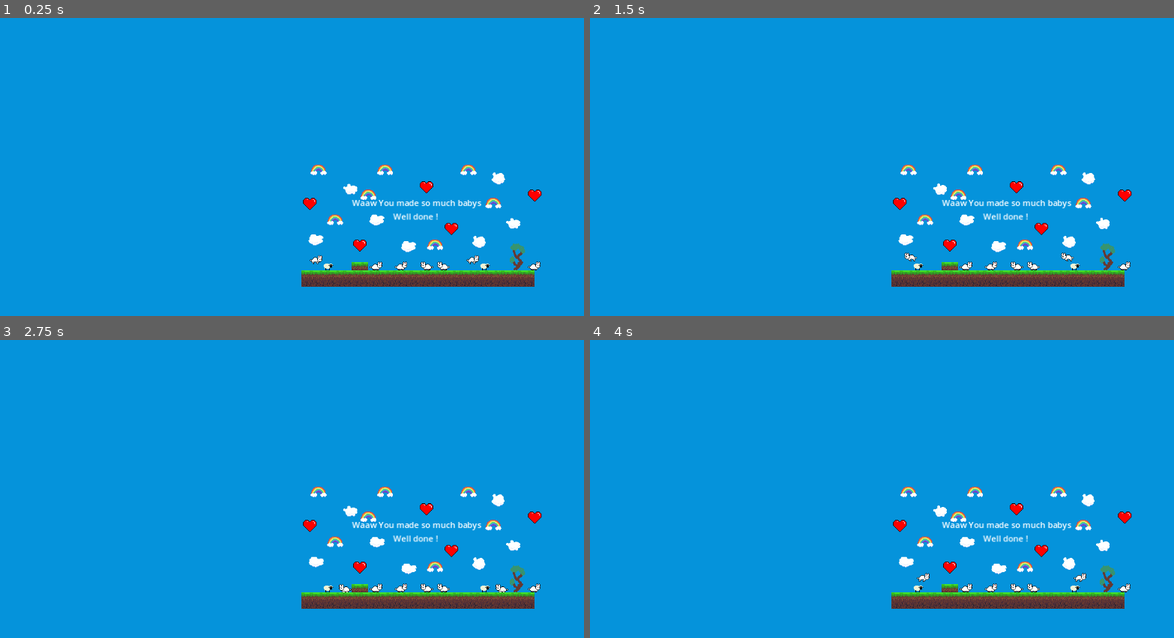
Above: before the commit, frames 1-4 (two rows, left to right).
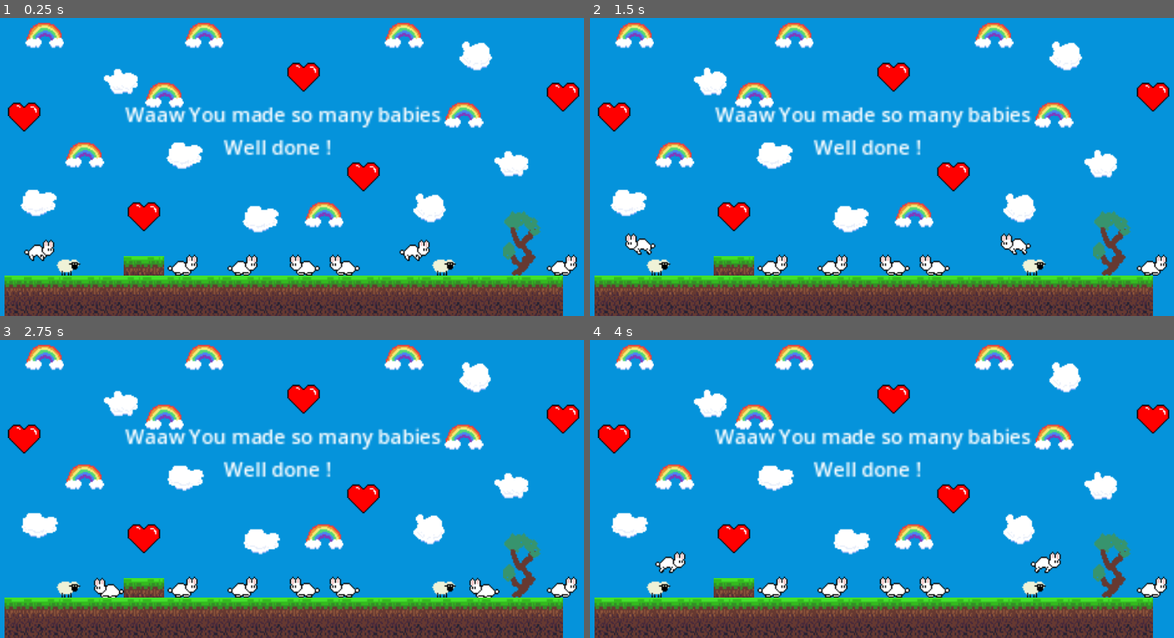
Above: after the commit, the same moments.

Repository: Nervous-Oysters/Jam-Linux-2023
Game: Godot game, scene res://src/Levels/End.tscn
Two runs of this game, one before a commit and one after it. Both use one fixed random seed, a clock stepped at 60 frames per second and the inputs below. This scene is started directly instead of the project's main scene.
Inputs:
- Up to frame 1 (0.25 s): no input
- Up to frame 2 (1.5 s): hold D (move_right) from 0.53 s (still down); tap Space (jump) at 0.77 s
- Up to frame 3 (2.75 s): tap Space (jump) at 1.52 s; release D (move_right) at 2.03 s; hold A (move_left) from 2.03 s (still down)
- Up to frame 4 (4 s): release A (move_left) at 2.78 s; hold D (move_right) from 2.78 s (still down); tap Space (jump) at 3.02, 3.77 s

The runs differ from the first frame. In frame 1, 28% of the frame differs, in the area x 0-100%, y 1-100%; in frame 2, 28%; in frame 3, 28%; in frame 4, 28%.

Commit message:
ecran de fin

Diff:
--- a/src/Levels/End.tscn
+++ b/src/Levels/End.tscn
@@ -361,7 +361,7 @@
 offset_top = 419.0
 offset_right = 953.0
 offset_bottom = 471.0
-text = "Waaw You made so much babys
+text = "Waaw You made so many babies
                    Well done !"
 
 [node name="Cloud6" parent="." instance=ExtResource("2_d1i8r")]
@@ -372,3 +372,7 @@
 
 [node name="Jump2" parent="." instance=ExtResource("5_ysreq")]
 position = Vector2(658, 528)
+
+[node name="Camera2D" type="Camera2D" parent="."]
+position = Vector2(833, 457)
+zoom = Vector2(2.396, 2.396)
